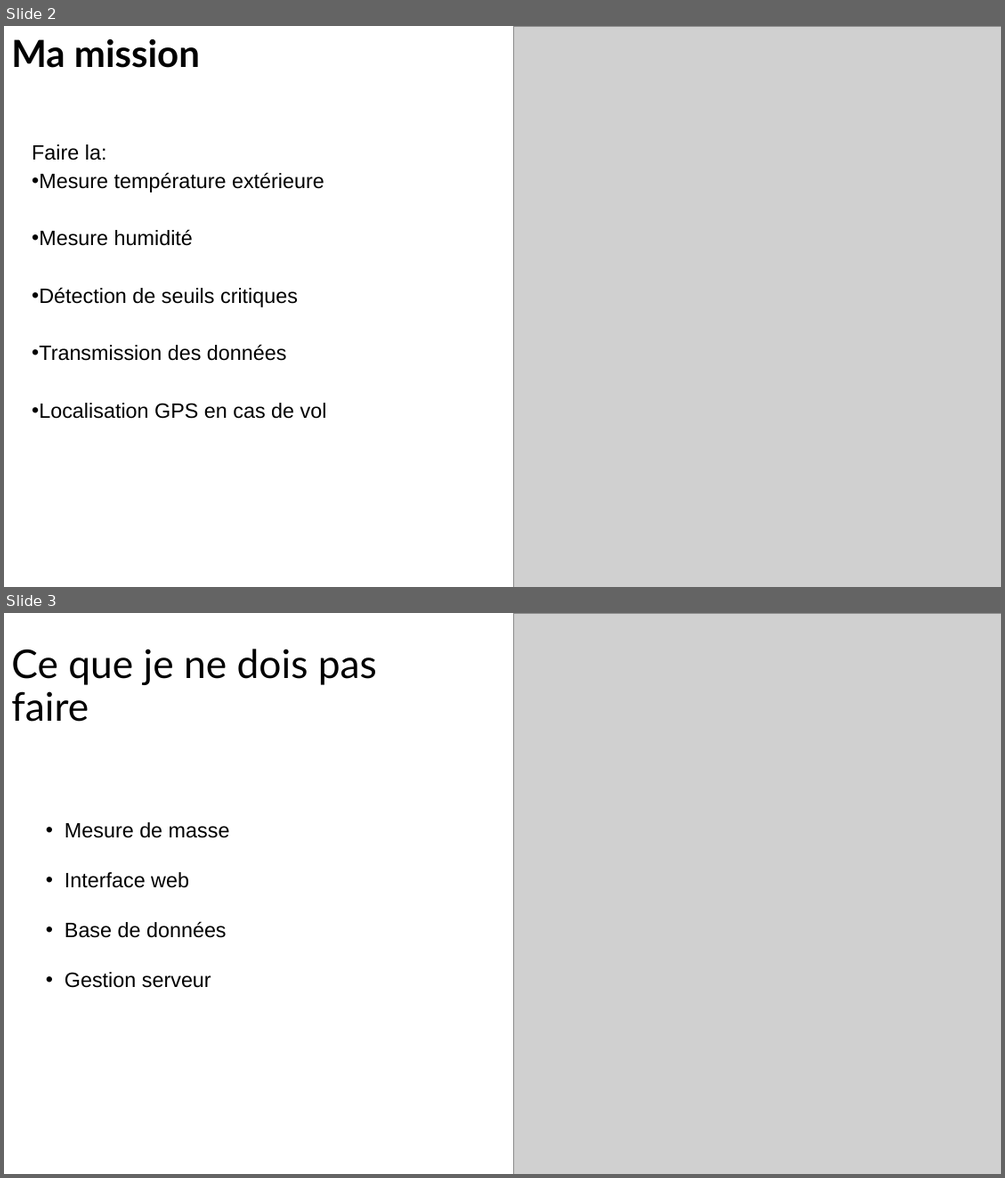
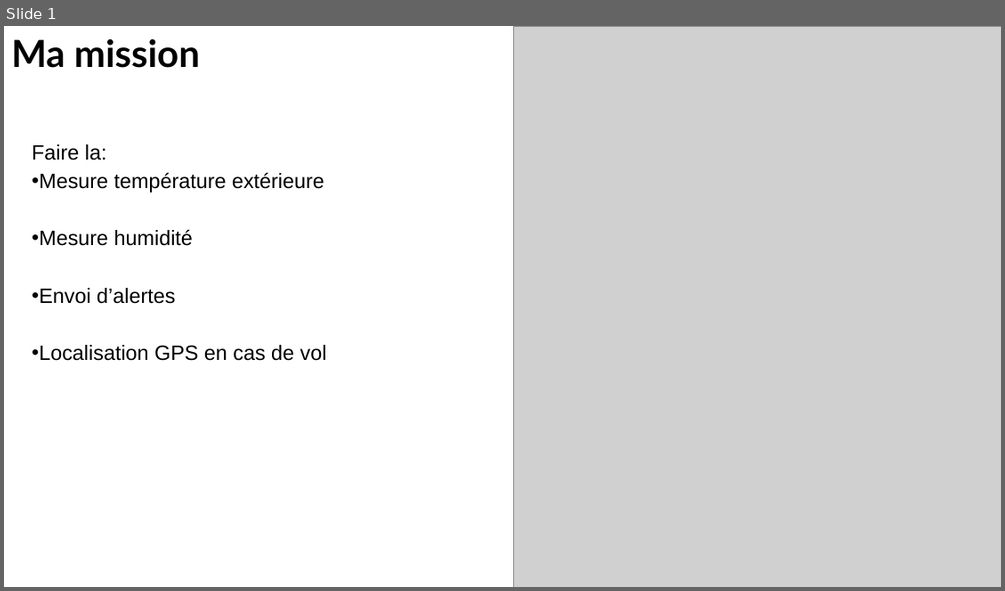
Before and after one commit to julien-negrobar/melaina, a slide deck: desrosiers Lucas /Projet MELAINA (abeille) 2/les fichier du mindview/mindview lucas /Etudiant 2 lucas .pptx. Shown one above the other, each under a label of ours: slides 2 and 3 before the commit, slide 1 after it. The pictures are 1005x1178 and 1005x591 pixels, drawn with LibreOffice and Linux fonts; fonts in the diff are those of the drawing; grey boxes stand for pictures. Boxes give left, top, right and bottom in pixels: in the first picture for what was removed or moved away, otherwise in the second. Text is boxed around its words. In the diff, an @@ line names an element or a change of style, - is before the commit and + after.

```diff
--- a/desrosiers Lucas /Projet MELAINA (abeille) 2/les fichier du mindview/mindview lucas /Etudiant 2 lucas .pptx
+++ b/desrosiers Lucas /Projet MELAINA (abeille) 2/les fichier du mindview/mindview lucas /Etudiant 2 lucas .pptx
@@ slide 3 removed at bbox=[4, 613, 1001, 1174], background #FFFFFF @@
@@ picture removed at bbox=[513, 613, 1001, 1174] @@
@@ title removed at bbox=[11, 649, 377, 722] @@
-Ce que je ne dois pas faire
@@ text removed at bbox=[65, 822, 230, 988] @@
-• Mesure de masse
-• Interface web
-• Base de données
-• Gestion serveur
@@ what was slide 2 is now slide 1 @@
@@ slide 1 changed as well @@
@@ text at bbox=[32, 288, 175, 304]: text changed @@
-• Détection de seuils critiques
-• Transmission des données
+• Envoi d’alertes
```
Also in this commit, not shown: 1 other slide removed, 9 other files.
